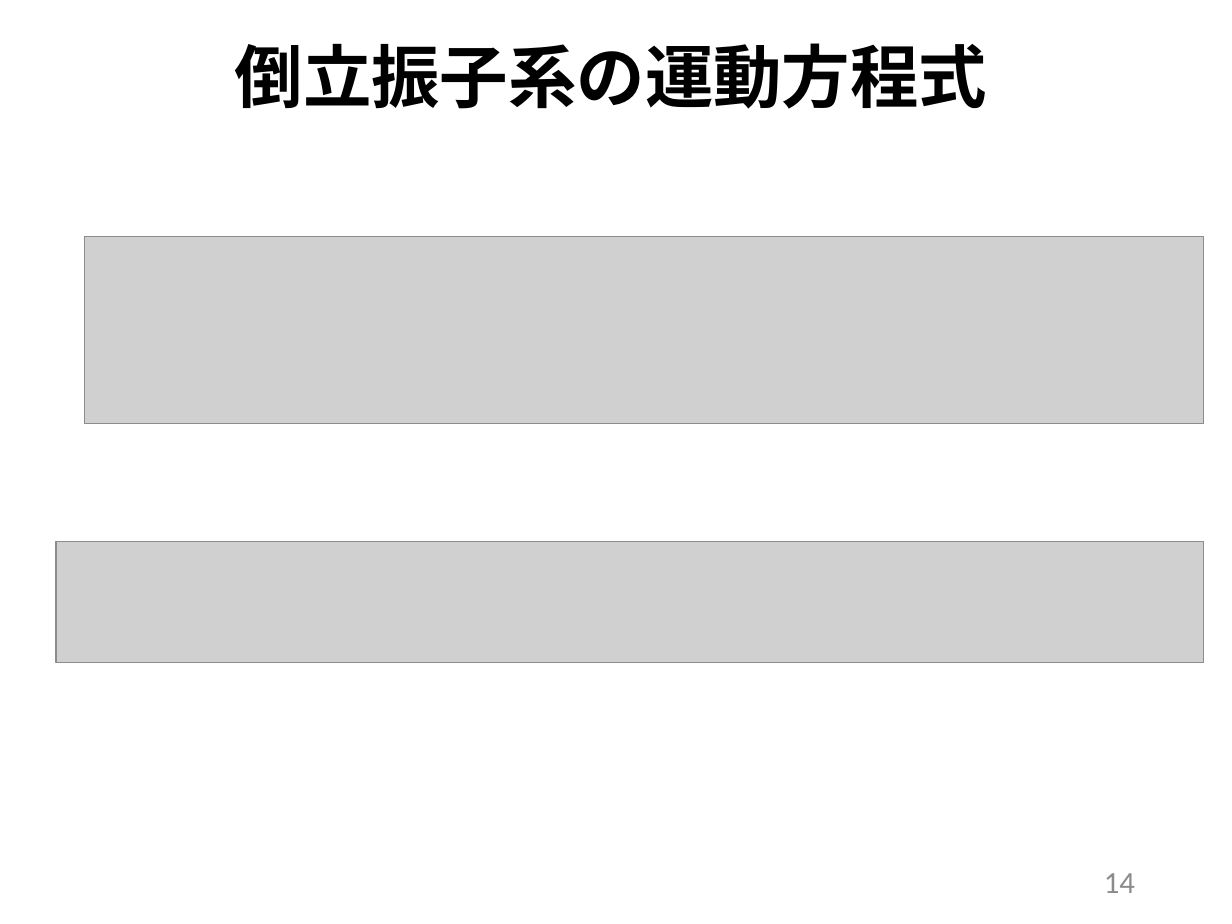
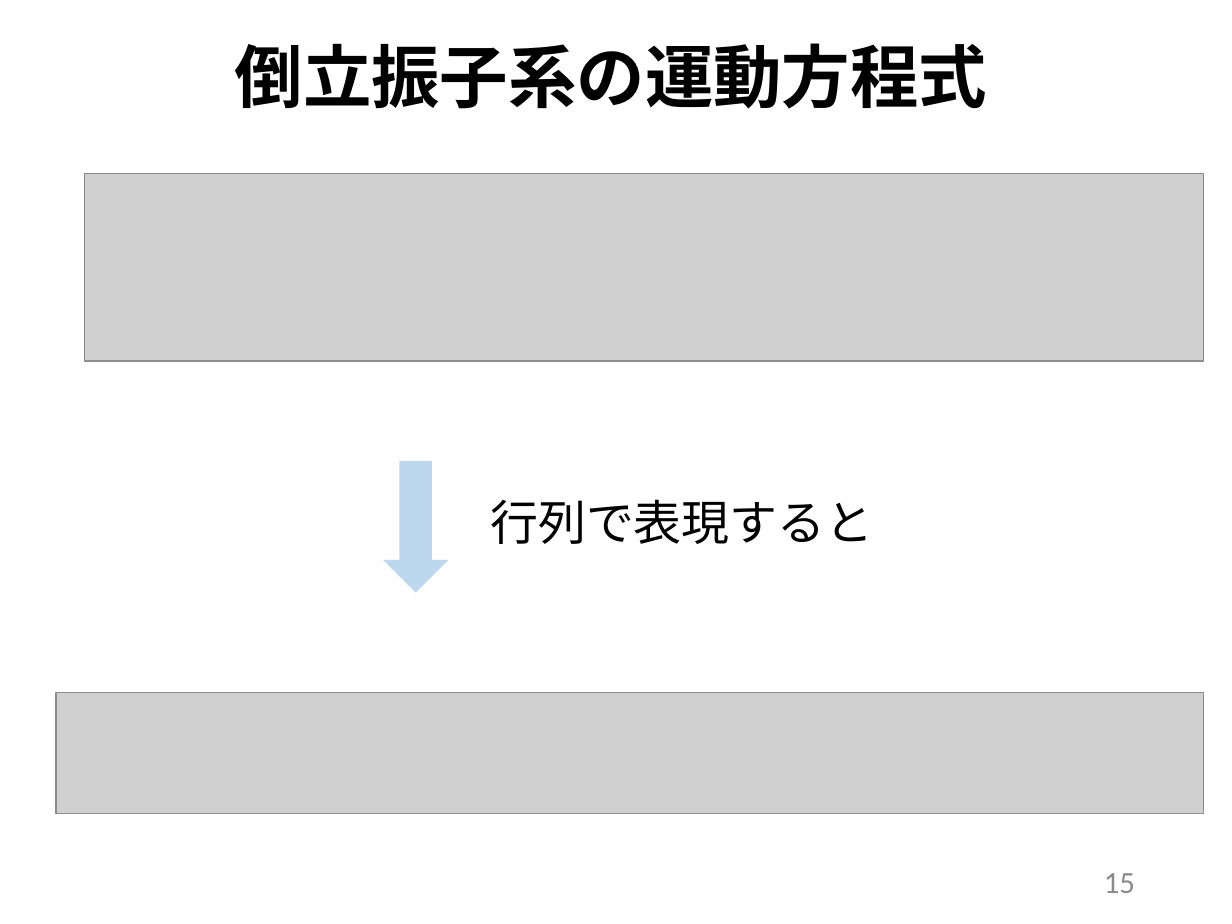
Before and after one commit to arabian9ts/Pendulum, a slide deck: slide 15 of presentation/pendulum_theory.pptx (slide 14 before the commit). Drawn at 1232x924 pixels with LibreOffice and Linux fonts; fonts in the diff are those of the drawing; grey boxes stand for pictures. Boxes give left, top, right and bottom in pixels: in the first picture for what was removed or moved away, otherwise in the second. Text is boxed around its words. In the diff, an @@ line names an element or a change of style, - is before the commit and + after.

```diff
--- a/presentation/pendulum_theory.pptx
+++ b/presentation/pendulum_theory.pptx
@@ picture: place and size @@
-picture at box(85, 237, 1204, 424)
+picture at box(85, 174, 1204, 361)
@@ down arrow added at box(383, 461, 448, 593), fill #BDD7EE @@
@@ text added at box(490, 499, 873, 544), 28 pt, text #000000 @@
+行列で表現すると
@@ picture: place and size @@
-picture at box(57, 541, 1204, 662)
+picture at box(57, 692, 1204, 813)
@@ page number at box(1104, 873, 1135, 893): text changed @@
-14
+15
```
Also in this commit, not shown: 16 other slides changed, 2 slides added, 1 slide removed.
